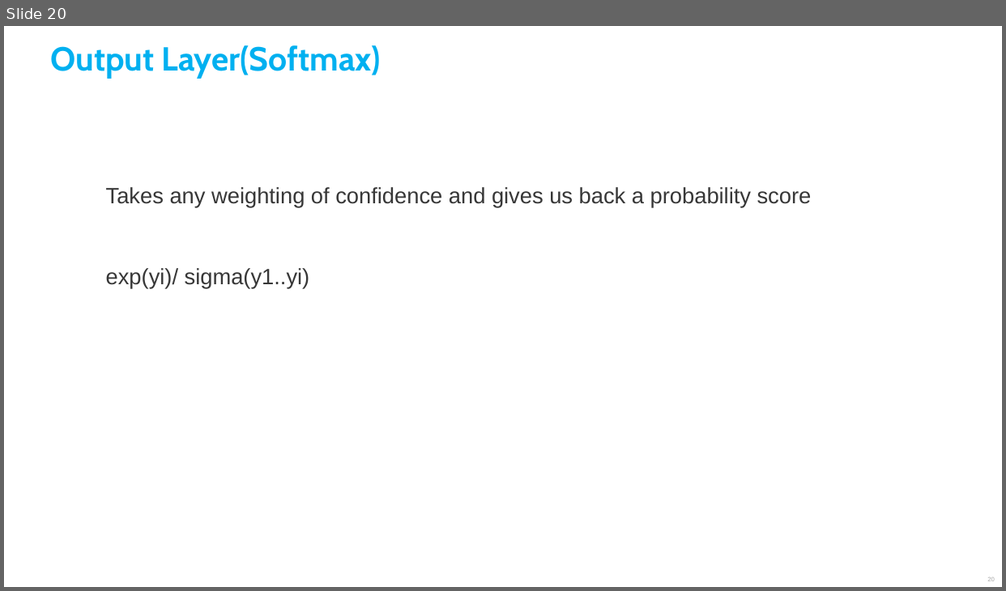
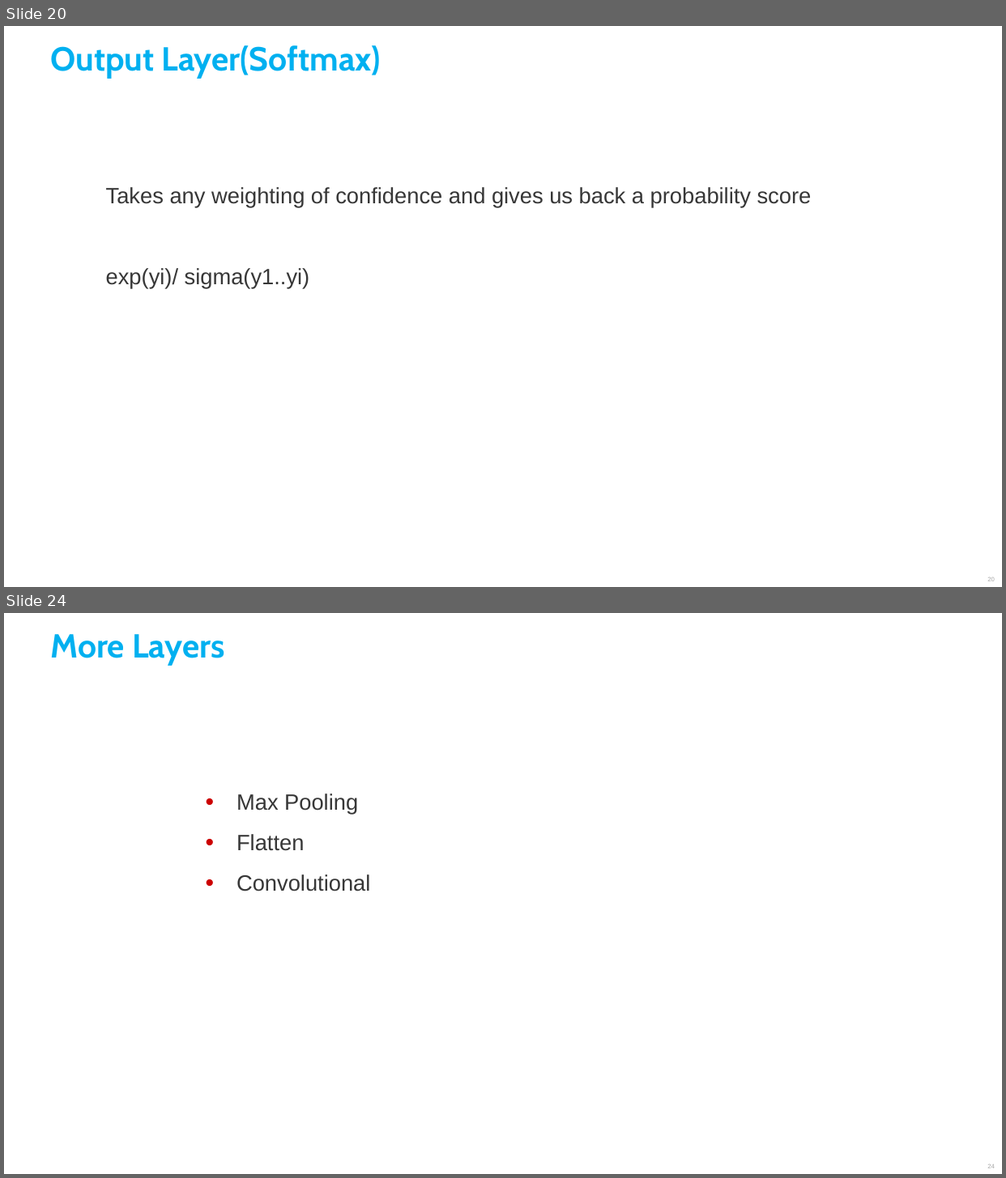
Before and after one commit to SocialDataSci/DeepLearning-Using-Keras-and-Tensorflow, a slide deck: Deep_Learning.pptx. Shown one above the other, each under a label of ours: slide 20 before the commit, slides 20 and 24 after it; the slides between them are not shown. The pictures are 1006x591 and 1006x1178 pixels, drawn with LibreOffice and Linux fonts; fonts in the diff are those of the drawing. Boxes give left, top, right and bottom in pixels: in the first picture for what was removed or moved away, otherwise in the second. Text is boxed around its words. In the diff, an @@ line names an element or a change of style, - is before the commit and + after.

```diff
--- a/Deep_Learning.pptx
+++ b/Deep_Learning.pptx
@@ slide 24 added at box(4, 613, 1002, 1174), background #FFFFFF @@
@@ text added at box(50, 634, 224, 666), 24 pt, text #00B0F0, bold @@
+More Layers
@@ text added at box(236, 794, 370, 892), 16 pt, text #373737 @@
+• Max Pooling
+• Flatten
+• Convolutional
@@ page number added at box(987, 1165, 995, 1169), 4.5 pt, text #A6A6A6 @@
+24
```
Also in this commit, not shown: 10 other slides added.
